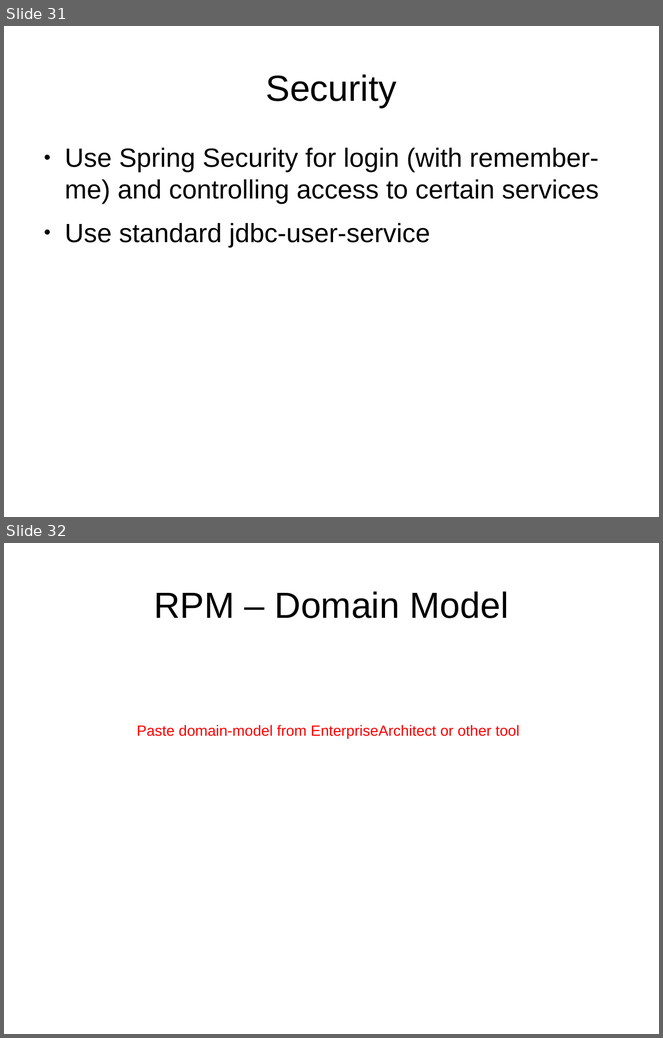
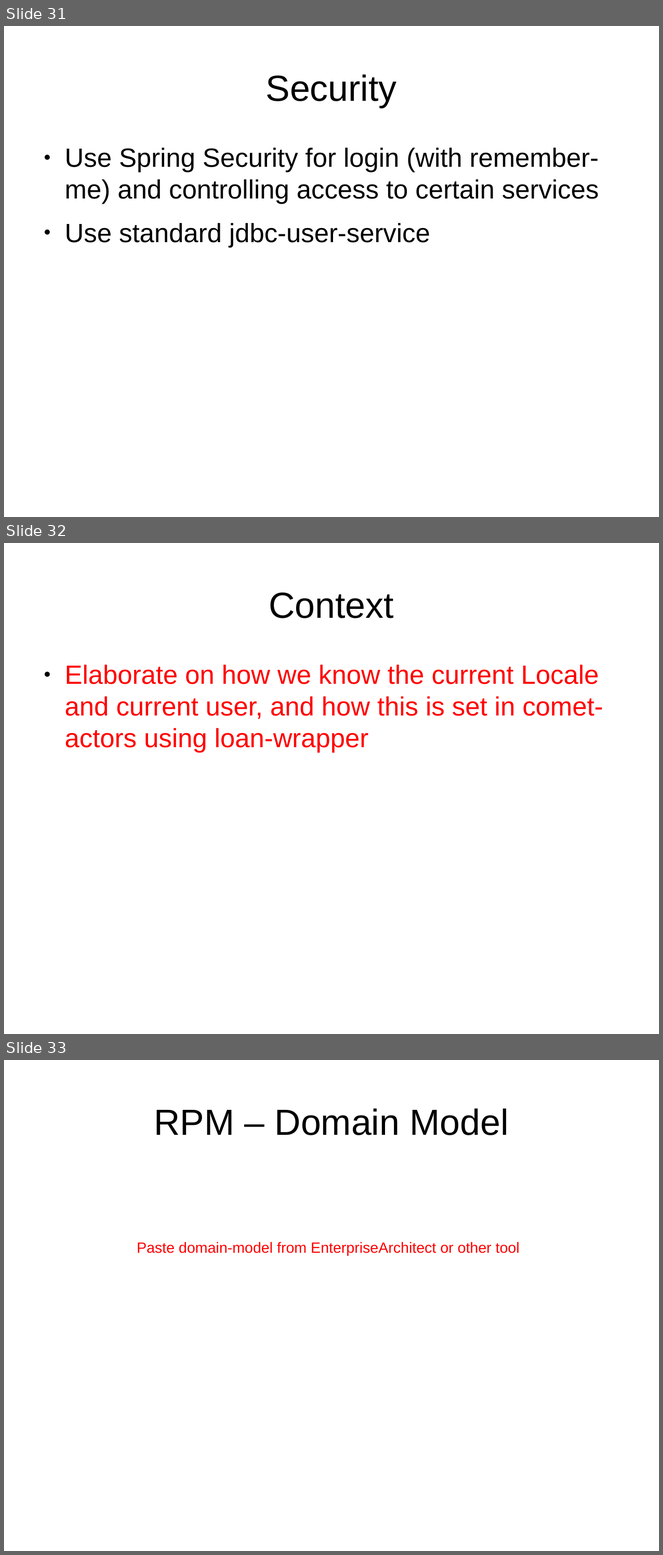
Before and after one commit to andreak/slol-2011, a slide deck: Scala-LiftOff-2011-lift-from-jee-perspective.odp. Shown one above the other, each under a label of ours: slides 31 and 32 before the commit, slides 31, 32 and 33 after it. The pictures are 663x1038 and 663x1555 pixels, drawn with LibreOffice and Linux fonts; fonts in the diff are those of the drawing. Boxes give left, top, right and bottom in pixels: in the first picture for what was removed or moved away, otherwise in the second. Text is boxed around its words. In the diff, an @@ line names an element or a change of style, - is before the commit and + after.

```diff
--- a/Scala-LiftOff-2011-lift-from-jee-perspective.odp
+++ b/Scala-LiftOff-2011-lift-from-jee-perspective.odp
@@ slide 32 added at (4, 543, 659, 1034), background #FFFFFF @@
@@ title added at (269, 592, 394, 618), 44 pt, text #000000 @@
+Context
@@ text added at (65, 665, 603, 753), 32 pt, text #FF0000 @@
+● Elaborate on how we know the current Locale and current user, and how this is set in comet-actors using loan-wrapper
@@ what was slide 32 is now slide 33 @@
```
Also in this commit, not shown: 1 other slide added.
